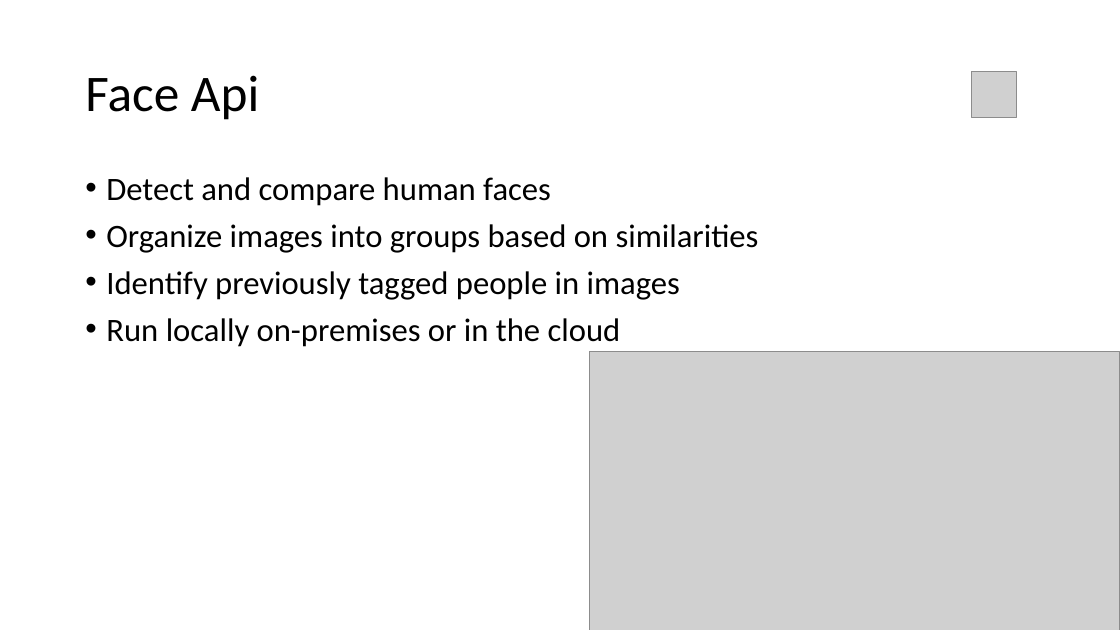
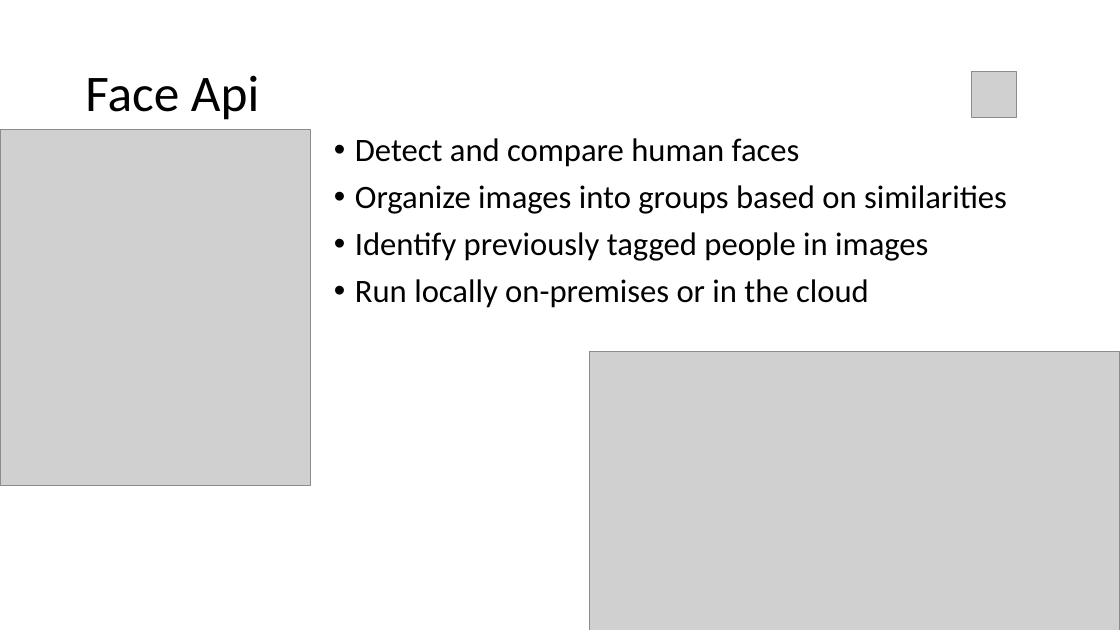
Before and after one commit to morellowhammy/Azure-Cognitive-Services-Angular, a slide deck: slide 8 of Microsoft Cognitive Services and Custom Vision.pptx (slide 7 before the commit). Drawn at 1120x630 pixels with LibreOffice and Linux fonts; fonts in the diff are those of the drawing; grey boxes stand for pictures. Boxes give left, top, right and bottom in pixels: in the first picture for what was removed or moved away, otherwise in the second. Text is boxed around its words. In the diff, an @@ line names an element or a change of style, - is before the commit and + after.

```diff
--- a/Microsoft Cognitive Services and Custom Vision.pptx
+++ b/Microsoft Cognitive Services and Custom Vision.pptx
@@ picture added at (0, 129, 311, 486) @@
@@ text "Detect and compare human faces": place and size @@
-text "Detect and compare human faces" at (106, 177, 759, 347)
+text "Detect and compare human faces" at (355, 138, 1007, 308)
```
Also in this commit, not shown: 2 other slides changed, 1 slide added, 1 other file.
